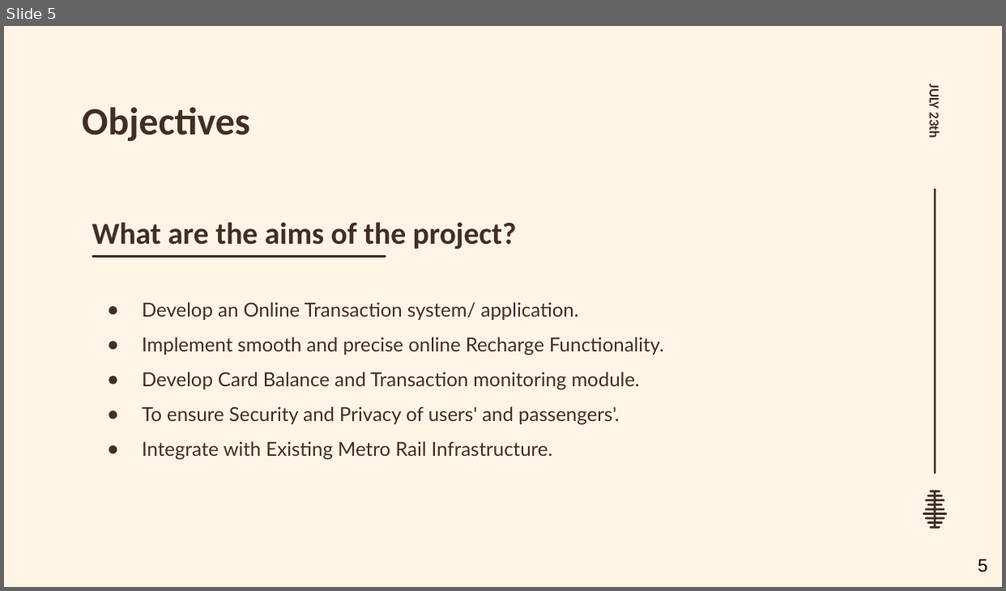
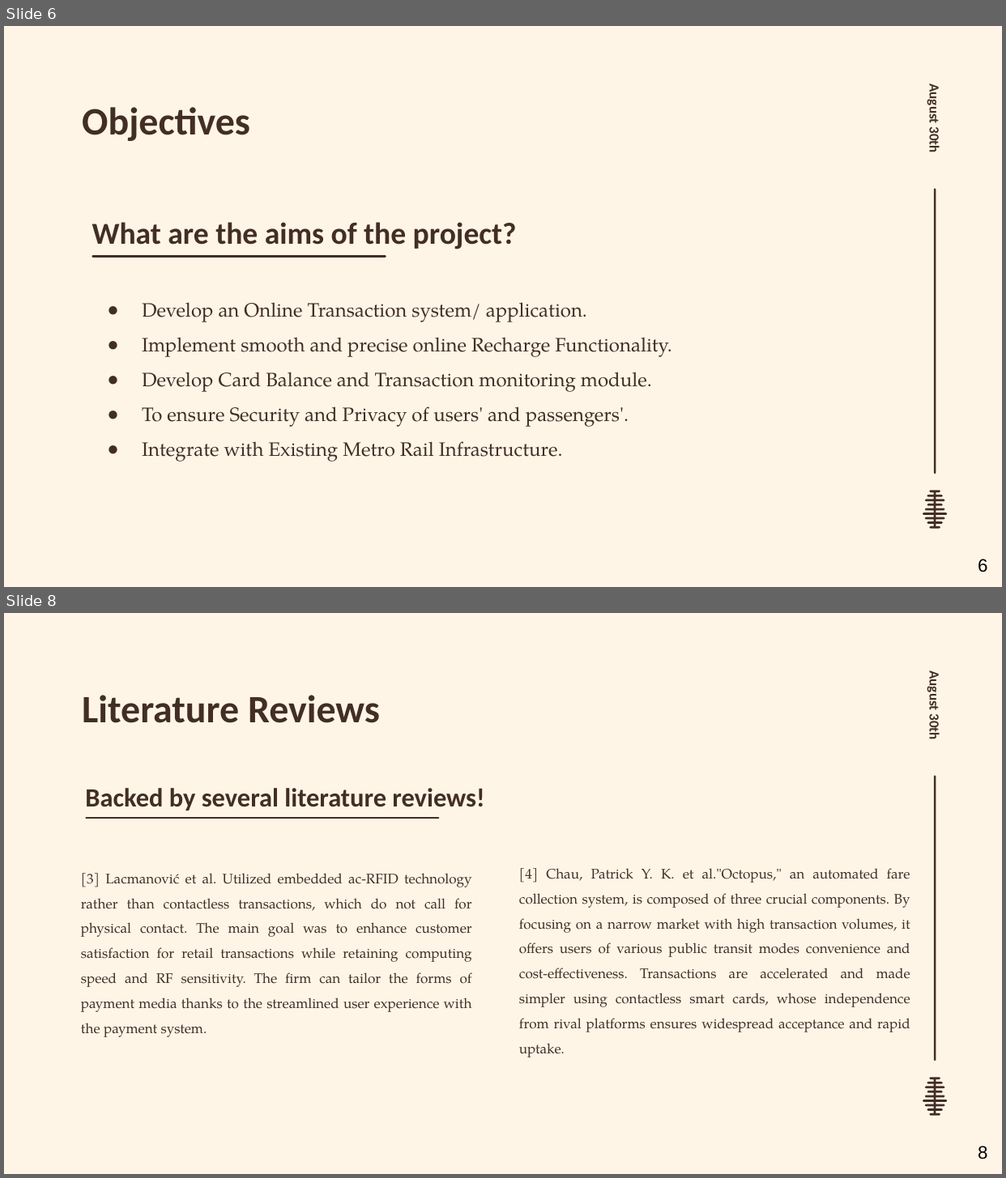
Before and after one commit to dot-ASH/metro-rail-smart-card-system, a slide deck: slide/Capstone.pptx. Shown one above the other, each under a label of ours: slide 5 before the commit, slides 6 and 8 after it; the slides between them are not shown. The pictures are 1006x591 and 1006x1178 pixels, drawn with LibreOffice and Linux fonts; fonts in the diff are those of the drawing; background and template pictures are left out. Boxes give left, top, right and bottom in pixels: in the first picture for what was removed or moved away, otherwise in the second. Text is boxed around its words. In the diff, an @@ line names an element or a change of style, - is before the commit and + after.

```diff
--- a/slide/Capstone.pptx
+++ b/slide/Capstone.pptx
@@ slide 8 added at [4, 613, 1002, 1174], background picture (left out); not listed: 2 template elements that a slide beside it also shows @@
@@ text added at [926, 674, 943, 739], 10 pt, text #422E25, bold @@
+August 30th
@@ title added at [82, 695, 380, 723], 28 pt, text #422E25, bold @@
+Literature Reviews
@@ text added at [85, 788, 484, 811], 19 pt, text #422E25, bold @@
+Backed by several literature reviews!
@@ line added from (86, 818) to (438, 818), #422E25 1.5 pt @@
@@ text added at [81, 873, 472, 1037], 10 pt, text #422E25 @@
+[3] Lacmanović et al. Utilized embedded ac-RFID technology rather than contactless transactions, which do not call for physical contact. The main goal was to enhance customer satisfaction for retail transactions while retaining computing speed and RF sensitivity. The firm can tailor the forms of payment media thanks to the streamlined user experience with the payment system.
@@ text added at [519, 868, 910, 1058], 10 pt, text #422E25 @@
+[4] Chau, Patrick Y. K. et al."Octopus," an automated fare collection system, is composed of three crucial components. By focusing on a narrow market with high transaction volumes, it offers users of various public transit modes convenience and cost-effectiveness. Transactions are accelerated and made simpler using contactless smart cards, whose independence from rival platforms ensures widespread acceptance and rapid uptake.
@@ page number added at [978, 1146, 987, 1160], 13 pt, text #000000 @@
+8
@@ what was slide 5 is now slide 6 @@
@@ slide 6 changed as well @@
@@ text at [926, 87, 943, 152]: text changed @@
-JULY 23th
+August 30th
@@ text "Develop an Online Transaction system/ ..." at [142, 302, 672, 462]: font Lato to TeX Gyre Pagella @@
@@ page number at [978, 559, 987, 573]: text changed @@
-5
+6
```
Also in this commit, not shown: 8 other slides changed, 6 other slides added, 1 slide removed, 9 other files.
